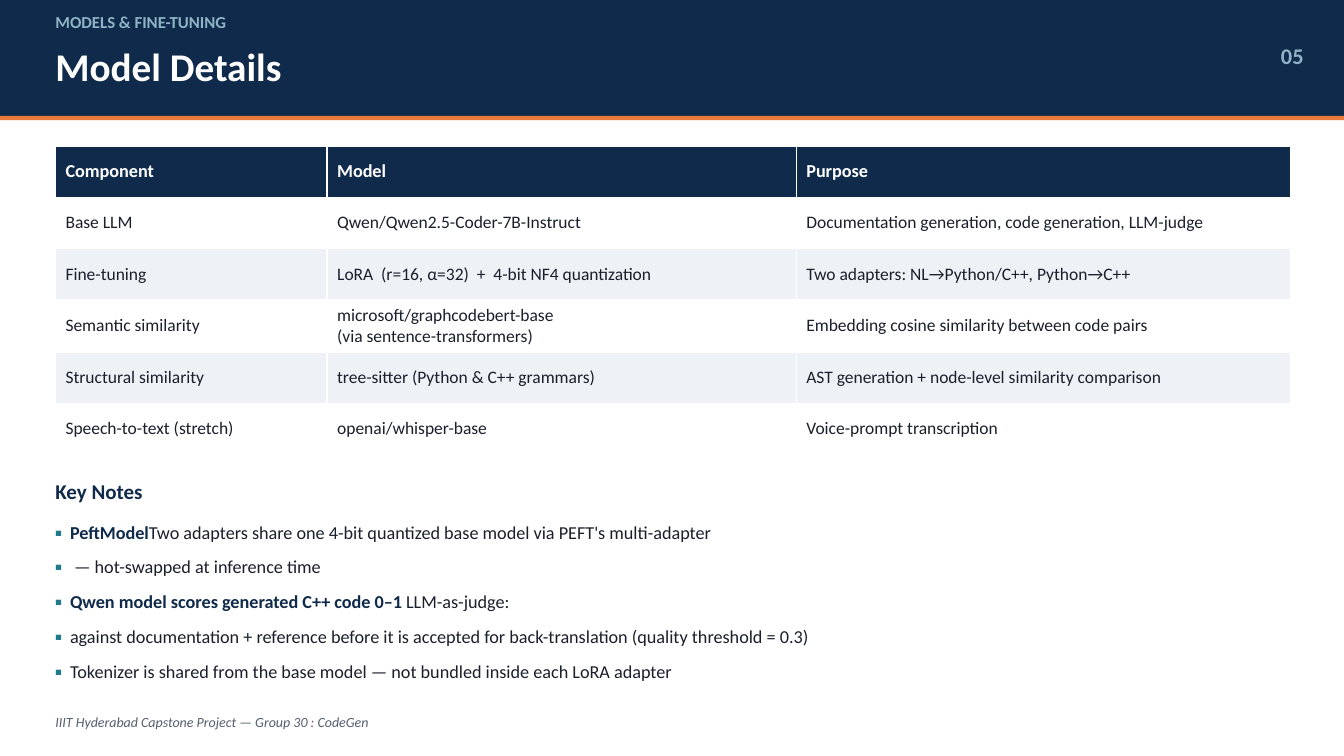
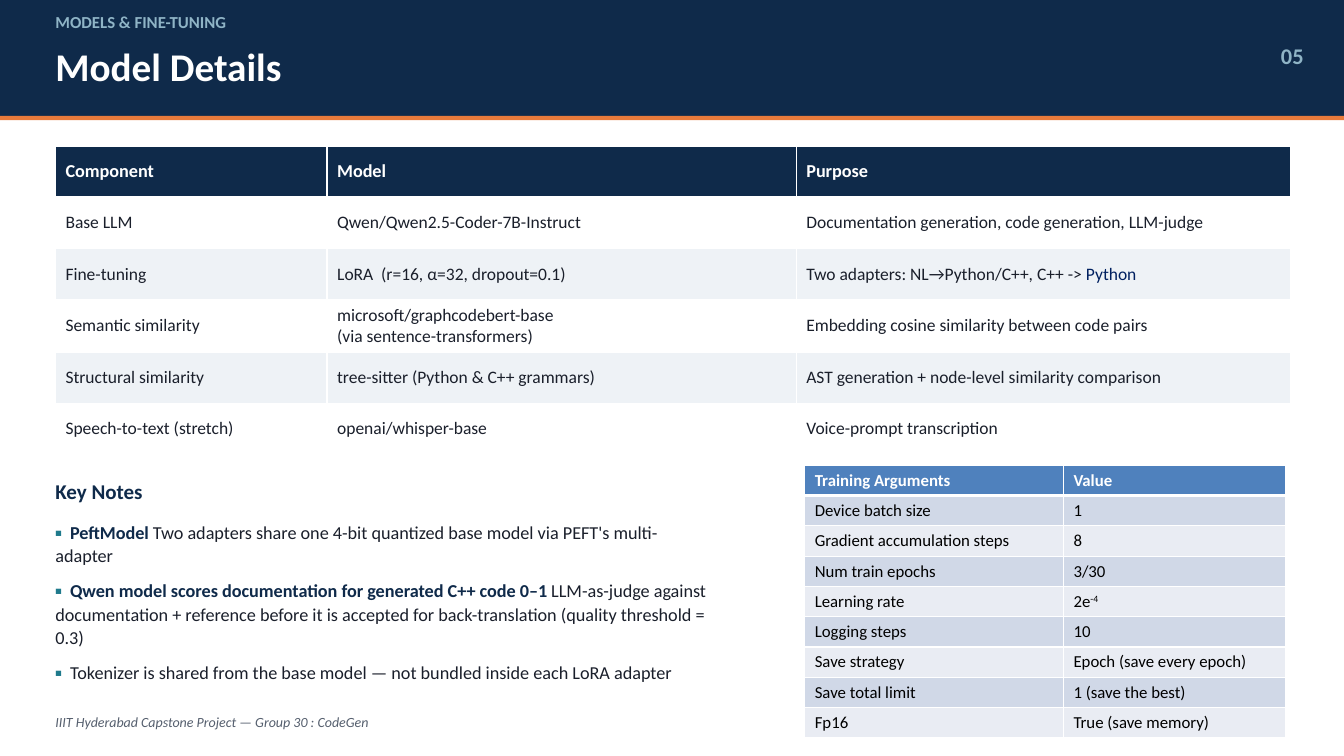
Before and after one commit to nayanjha16/CodeGen-Implementations-May_26, a slide deck: slide 5 of Group-30/Presentation/Group30-CodeGen-Capstone-Presentation_Final.pptx. Drawn at 1344x756 pixels with LibreOffice and Linux fonts; fonts in the diff are those of the drawing. Boxes give left, top, right and bottom in pixels: in the first picture for what was removed or moved away, otherwise in the second. Text is boxed around its words. In the diff, an @@ line names an element or a change of style, - is before the commit and + after.

```diff
--- a/Group-30/Presentation/Group30-CodeGen-Capstone-Presentation_Final.pptx
+++ b/Group-30/Presentation/Group30-CodeGen-Capstone-Presentation_Final.pptx
@@ table at bbox=[55, 146, 1291, 455] @@
-row 3, column 2: LoRA (r=16, α=32) + 4-bit NF4 quantization
+row 3, column 2: LoRA (r=16, α=32, dropout=0.1)
-row 3, column 3: Two adapters: NL→Python/C++, Python→C++
+row 3, column 3: Two adapters: NL→Python/C++, C++ -> Python
@@ table added at bbox=[805, 466, 1286, 738], 9 rows, 2 columns @@
+Training Arguments | Value
+Device batch size | 1
+Gradient accumulation steps | 8
+Num train epochs | 3/30
+Learning rate | 2e-4
+Logging steps | 10
+Save strategy | Epoch (save every epoch)
+Save total limit | 1 (save the best)
+Fp16 | True (save memory)
@@ text at bbox=[55, 526, 706, 647]: text changed @@
-▪ PeftModelTwo adapters share one 4-bit quantized base model via PEFT's multi-adapter
-▪ — hot-swapped at inference time
-▪ Qwen model scores generated C++ code 0–1 LLM-as-judge:
-▪ against documentation + reference before it is accepted for back-translation (quality threshold = 0.3)
+▪ PeftModel Two adapters share one 4-bit quantized base model via PEFT's multi-adapter
+▪ Qwen model scores documentation for generated C++ code 0–1 LLM-as-judge against documentation + reference before it is accepted for back-translation (quality threshold = 0.3)
```
Also in this commit, not shown: 10 other slides changed, 1 other file.
